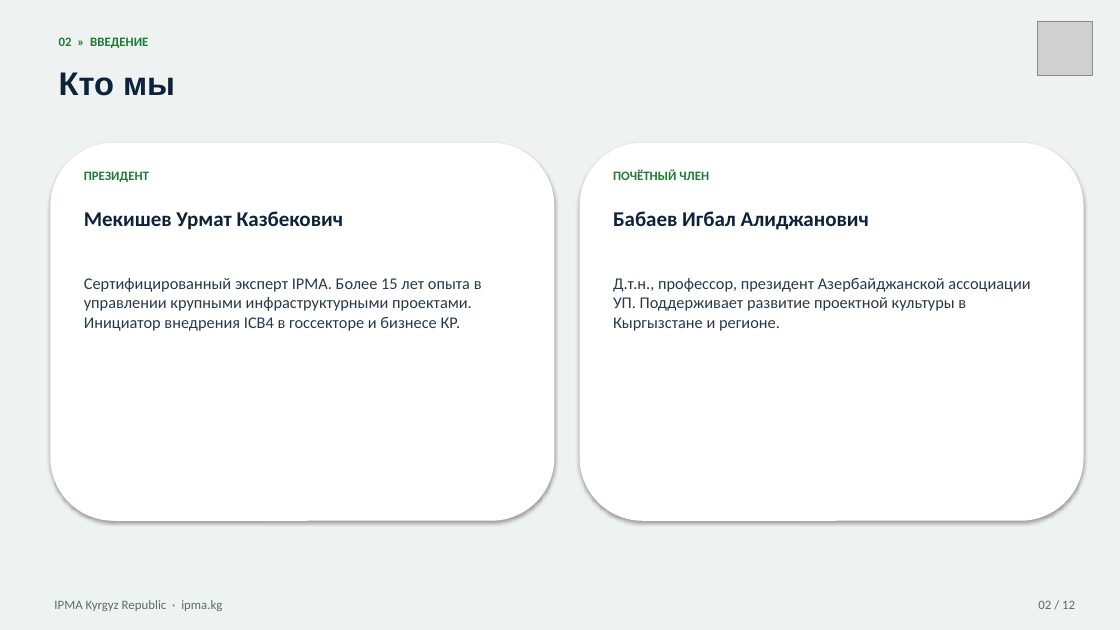
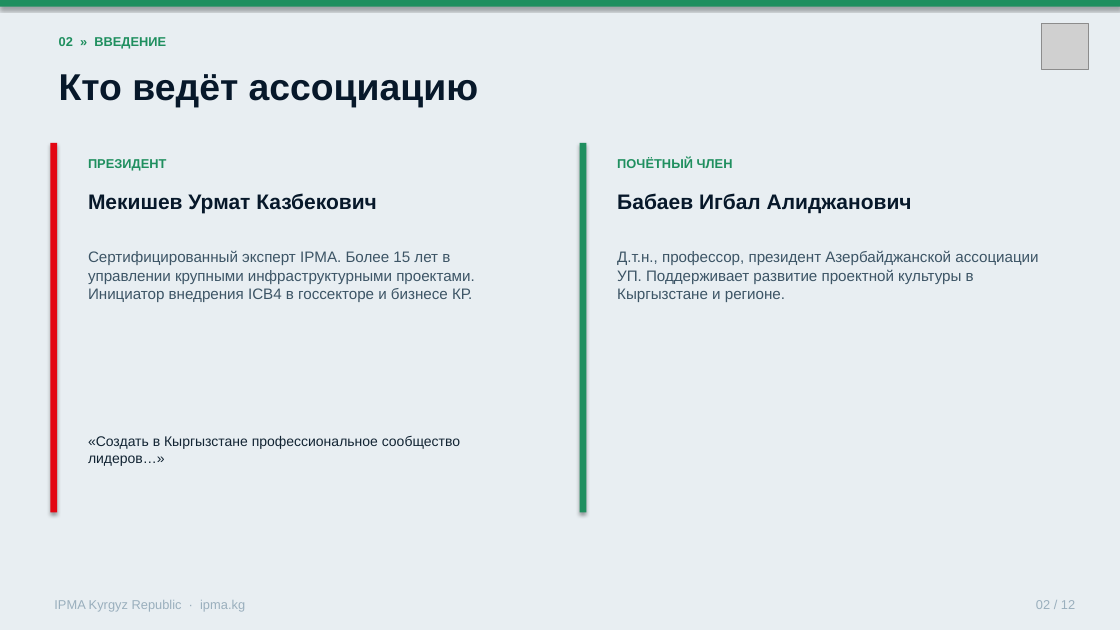
Before and after one commit to umekishev/umekishev, a slide deck: slide 2 of presentations/IPMA_Kyrgyzstan_CoD_Presentation.pptx. Drawn at 1120x630 pixels with LibreOffice and Linux fonts; fonts in the diff are those of the drawing; grey boxes stand for pictures. Boxes give left, top, right and bottom in pixels: in the first picture for what was removed or moved away, otherwise in the second. Text is boxed around its words. In the diff, an @@ line names an element or a change of style, - is before the commit and + after.

```diff
--- a/presentations/IPMA_Kyrgyzstan_CoD_Presentation.pptx
+++ b/presentations/IPMA_Kyrgyzstan_CoD_Presentation.pptx
@@ rectangle at (0,0,1120,630): fill #EEF2F1 to #E8EEF2 @@
@@ rectangle added at (0,0,1120,7), fill #1F8F5F @@
@@ picture: place and size @@
-picture at (1038,21,1092,76)
+picture at (1042,24,1088,70)
@@ text at (59,74,479,107): text changed; size 28 to 32 pt; text colour #0D223B to #07182A @@
-Кто мы
+Кто ведёт ассоциацию
@@ rounded rectangle removed at (50,143,555,521) @@
@@ rectangle added at (50,143,57,513), fill #E30613 @@
@@ rounded rectangle removed at (580,143,1084,521) @@
@@ rectangle added at (580,143,586,513), fill #1F8F5F @@
@@ text "ПРЕЗИДЕНТ": place and size @@
-text "ПРЕЗИДЕНТ" at (84,171,149,182)
+text "ПРЕЗИДЕНТ" at (88,159,167,171)
@@ font Calibri to Arial, text colour #1F7A34 to #1F8F5F in 3 elements at (59,37,166,49), (88,159,167,171), (617,158,733,168) @@
@@ text "ПОЧЁТНЫЙ ЧЛЕН": place and size @@
-text "ПОЧЁТНЫЙ ЧЛЕН" at (613,170,709,180)
+text "ПОЧЁТНЫЙ ЧЛЕН" at (617,158,733,168)
@@ text "Мекишев Урмат Казбекович": place and size @@
-text "Мекишев Урмат Казбекович" at (84,211,343,230)
+text "Мекишев Урмат Казбекович" at (88,193,377,214)
@@ text "Мекишев Урмат Казбекович" at (88,193,377,214): font Calibri to Arial, text colour #0D223B to #07182A @@
@@ text "Бабаев Игбал Алиджанович" at (617,193,912,214): font Calibri to Arial, text colour #0D223B to #07182A @@
@@ text "Бабаев Игбал Алиджанович": place and size @@
-text "Бабаев Игбал Алиджанович" at (613,211,869,230)
+text "Бабаев Игбал Алиджанович" at (617,193,912,214)
@@ text at (88,250,474,302): text changed; size 14 to 13 pt; font Calibri to Arial; text colour #28394A to #3D5566 @@
-Сертифицированный эксперт IPMA. Более 15 лет опыта в управлении крупными инфраструктурными проектами. Инициатор внедрения ICB4 в госсекторе и бизнесе КР.
+Сертифицированный эксперт IPMA. Более 15 лет в управлении крупными инфраструктурными проектами. Инициатор внедрения ICB4 в госсекторе и бизнесе КР.
@@ text "Д.т.н., профессор, президент Азербайджанской ассоциации ...": place and size @@
-text "Д.т.н., профессор, президент Азербайджанской ассоциации ..." at (613,278,1030,331)
+text "Д.т.н., профессор, президент Азербайджанской ассоциации ..." at (617,250,1038,302)
@@ text "Д.т.н., профессор, президент Азербайджанской ассоциации ..." at (617,250,1038,302): size 14 to 13 pt, font Calibri to Arial, text colour #28394A to #3D5566 @@
@@ text added at (88,436,460,466), 12 pt, text #122433 @@
+«Создать в Кыргызстане профессиональное сообщество лидеров…»
@@ text "IPMA Kyrgyz Republic · ipma.kg" at (54,600,245,612): font Calibri to Arial, text colour #5C6B72 to #9AAFBD @@
@@ text "02 / 12" at (1036,600,1075,609): font Calibri to Arial, text colour #5C6B72 to #9AAFBD @@
```
Also in this commit, not shown: 11 other slides changed, 1 other file.
